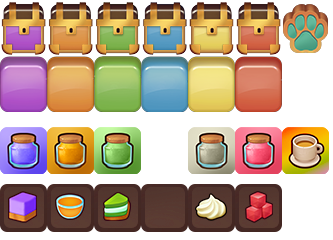
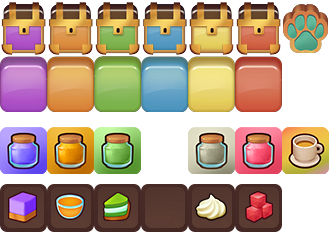
Layer changes from the first (333, 240) image to the second:
hid "fall_piece_gp-e889dacb0.png" over [282, 127, 329, 174]
added layer "fall_piece_gp-b759fd85b.png" above "fall_piece_gp-74b9c588d.png" over [282, 127, 329, 174]